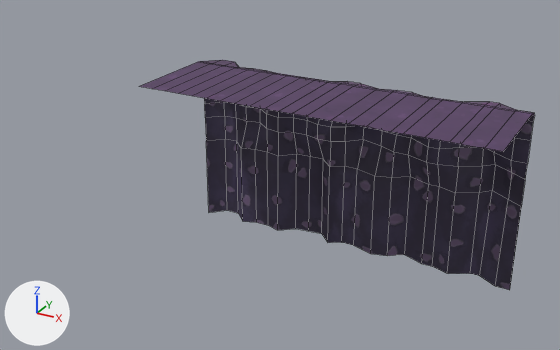
What one commit did to the FBX model SoundGuy/Assets/laura/FBX/trottoir.fbx.
Before and after are seen from a 50 mm camera at (-0.425, -1.335, 0.664) aimed at (-1.081, -0.143, 0.068). Every picture has the same lights, and +X, +Y and +Z are marked at lower left. Mesh edges are drawn as thin lines. Where no turn or scale is listed for an object, it has been applied to the vertices.

In view in the first picture: 'trottoir'.
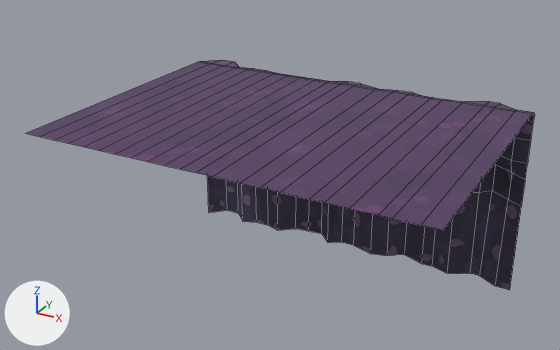
The newer file is also turned or shifted as a whole; pictures and numbers use the older file's frame.

What differs and where, as boxes (x1, y1, x2, y2) in the pictures (560 x 350 px; the box of a moved part takes in the faces that stretch with it):
'trottoir', reshaped (29% wider)
    before: (140, 60, 535, 290)
    after: (26, 60, 535, 290)
part 1 of me_mesh, moved or reshaped
    before: (140, 84, 532, 152)
    after: (26, 84, 532, 230)

Patch to the scene script:
```diff
--- a/SoundGuy/Assets/laura/FBX/trottoir.fbx.py
+++ b/SoundGuy/Assets/laura/FBX/trottoir.fbx.py
@@ me_mesh @@
 me_mesh.from_pydata(...)  # 253 vertices, 220 faces; spans x -0.37..0.37, y -0.139..0.139, z -0.194..0.194
 # used by ob_trottoir; location = (-1.041, 0.0, 0.0)
+# me_mesh part 1: all 23 vertices in x -0.37..0.37, y -0.139, z 0.194 are moved by (0.0, -0.311, 0.0)
 me_mesh.materials.append(mat_trottoir1)
```
